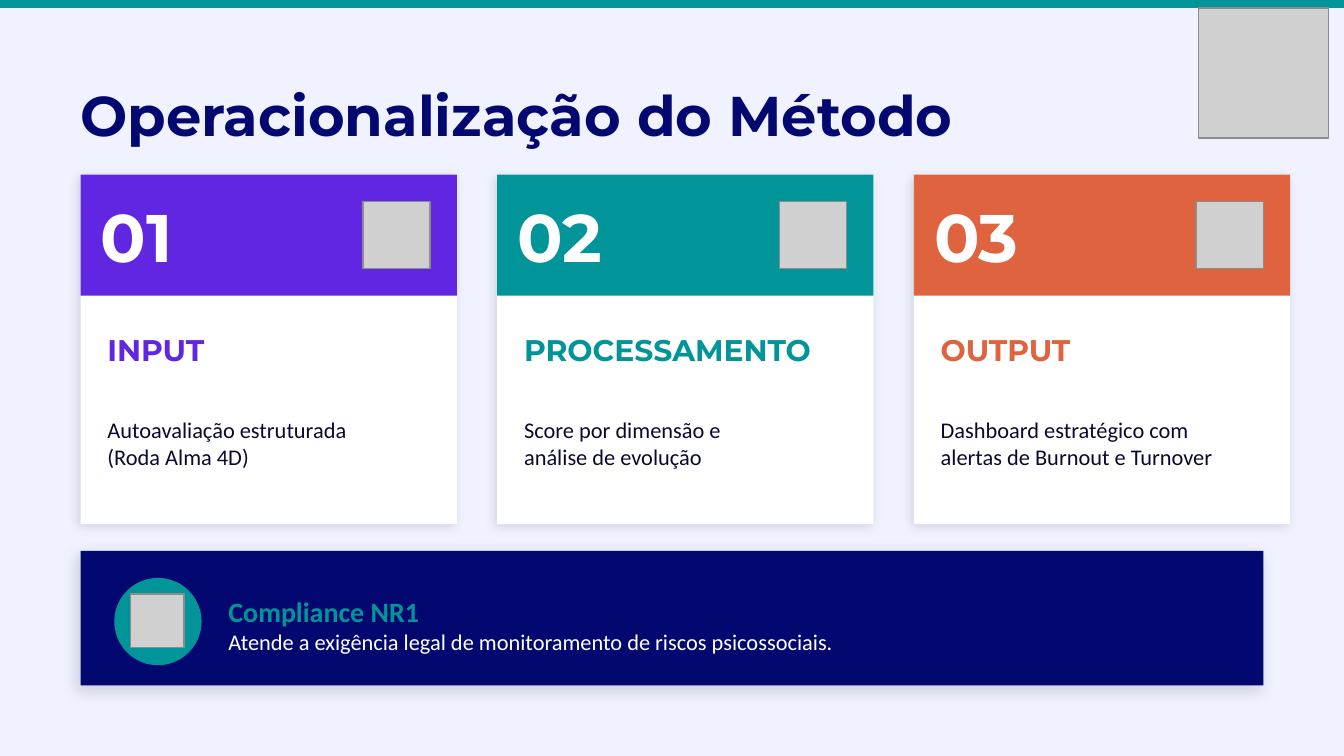
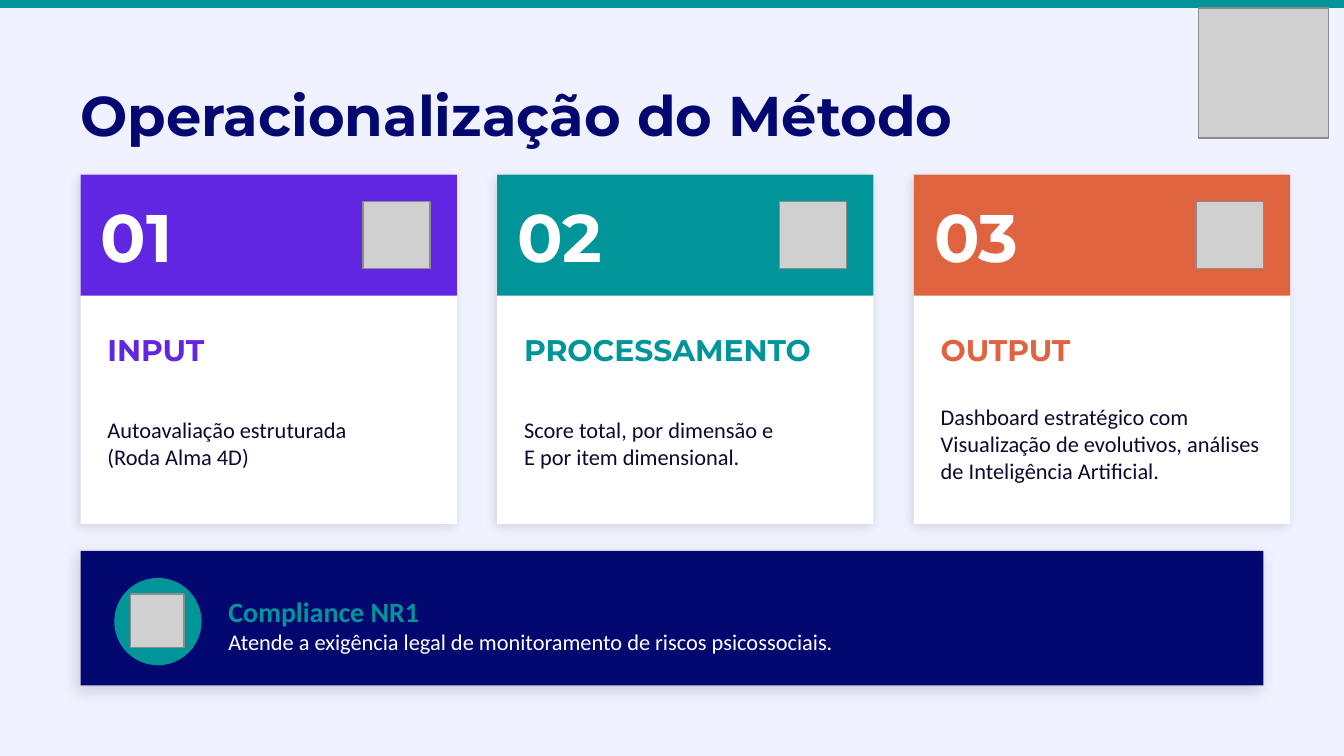
Before and after one commit to rpbrasil/alma4d, a slide deck: slide 5 of public/documentos/Apresentacao_Alma4D_Metodo.pptx. Drawn at 1344x756 pixels with LibreOffice and Linux fonts; fonts in the diff are those of the drawing; grey boxes stand for pictures. Boxes give left, top, right and bottom in pixels: in the first picture for what was removed or moved away, otherwise in the second. Text is boxed around its words. In the diff, an @@ line names an element or a change of style, - is before the commit and + after.

```diff
--- a/public/documentos/Apresentacao_Alma4D_Metodo.pptx
+++ b/public/documentos/Apresentacao_Alma4D_Metodo.pptx
@@ text at [524, 422, 773, 469]: text changed @@
-Score por dimensão e
-análise de evolução
+Score total, por dimensão e
+E por item dimensional.
@@ text at [941, 436, 1259, 483]: text changed @@
-alertas de Burnout e Turnover
+Visualização de evolutivos, análises de Inteligência Artificial.
```
Also in this commit, not shown: 1 other file.
